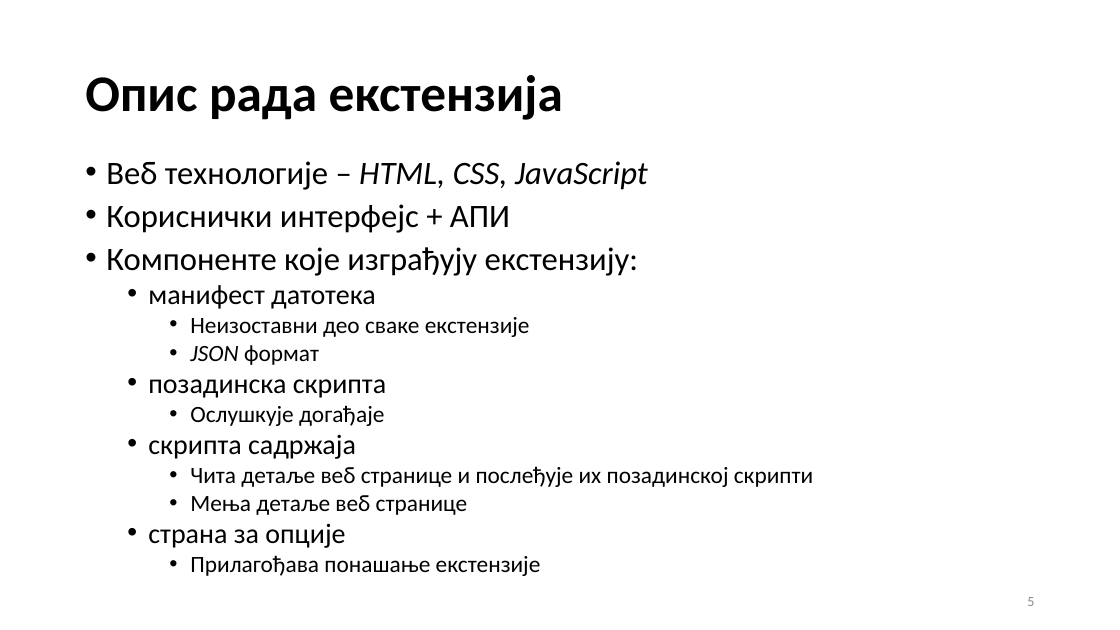
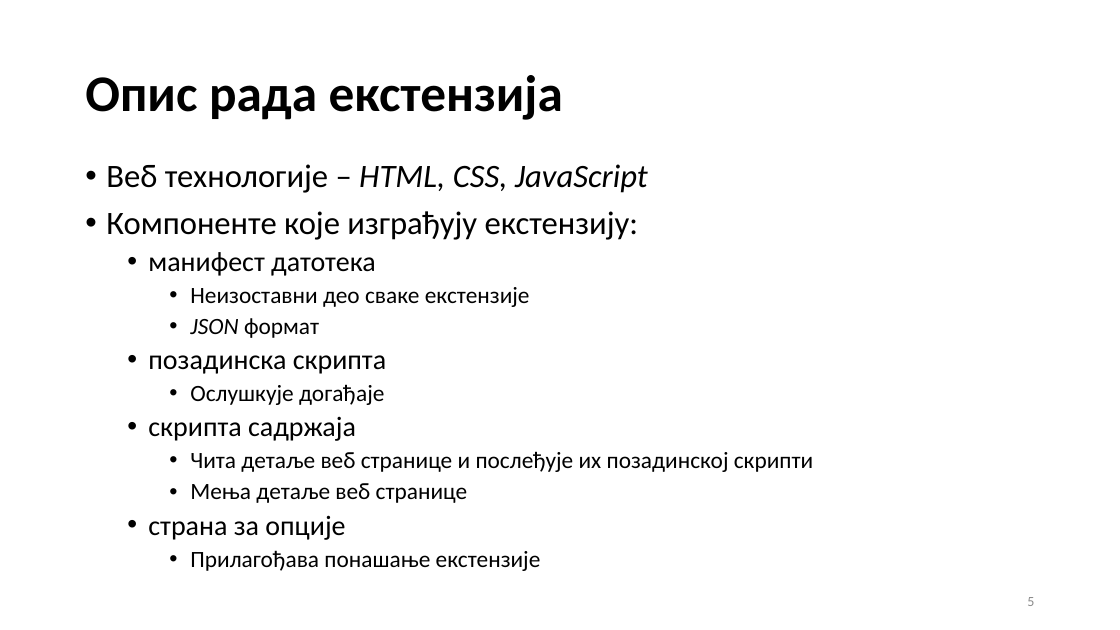
Before and after one commit to alebogi/remind_me_later_extension, a slide deck: slide 5 of Aleksandra Bogicevic 170390.pptx. Drawn at 1120x630 pixels with LibreOffice and Linux fonts; fonts in the diff are those of the drawing. Boxes give left, top, right and bottom in pixels: in the first picture for what was removed or moved away, otherwise in the second. Text is boxed around its words. In the diff, an @@ line names an element or a change of style, - is before the commit and + after.

Commit message:
word typo + ppt skoro gotovo

```diff
--- a/Aleksandra Bogicevic 170390.pptx
+++ b/Aleksandra Bogicevic 170390.pptx
@@ text "Веб технологије – HTML, CSS, ..." at (106, 164, 813, 571): line spacing 0.8 to 0.9 @@
@@ text at (106, 204, 510, 233): paragraph removed @@
-• Кориснички интерфејс + АПИ
```
Also in this commit, not shown: 5 other slides changed, 4 slides added, 1 other file.
